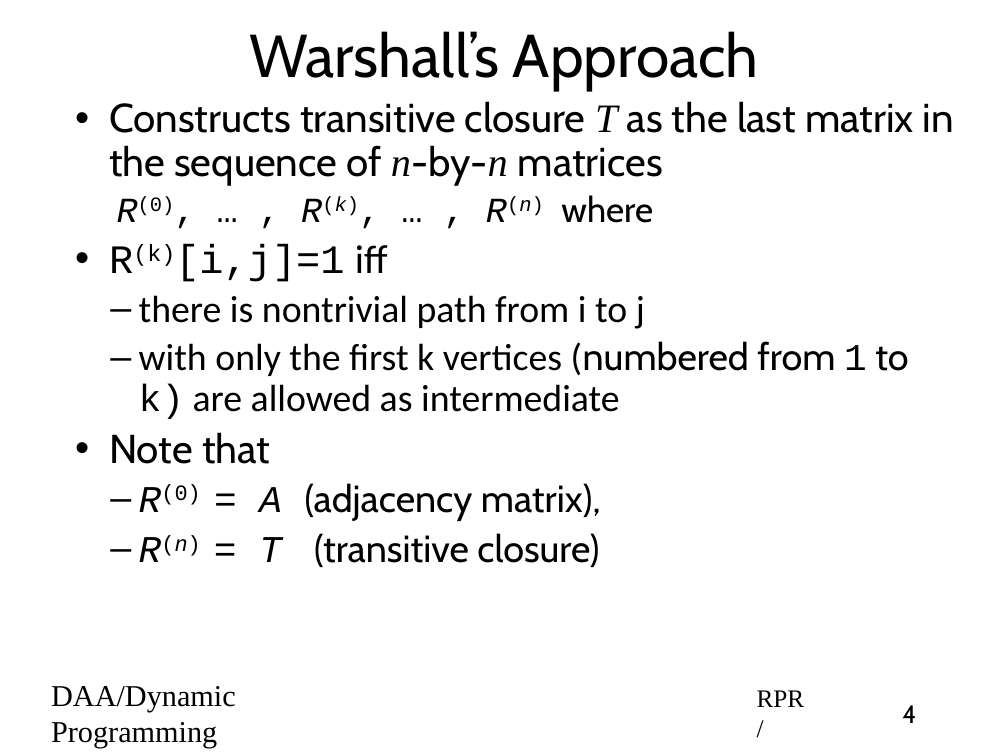
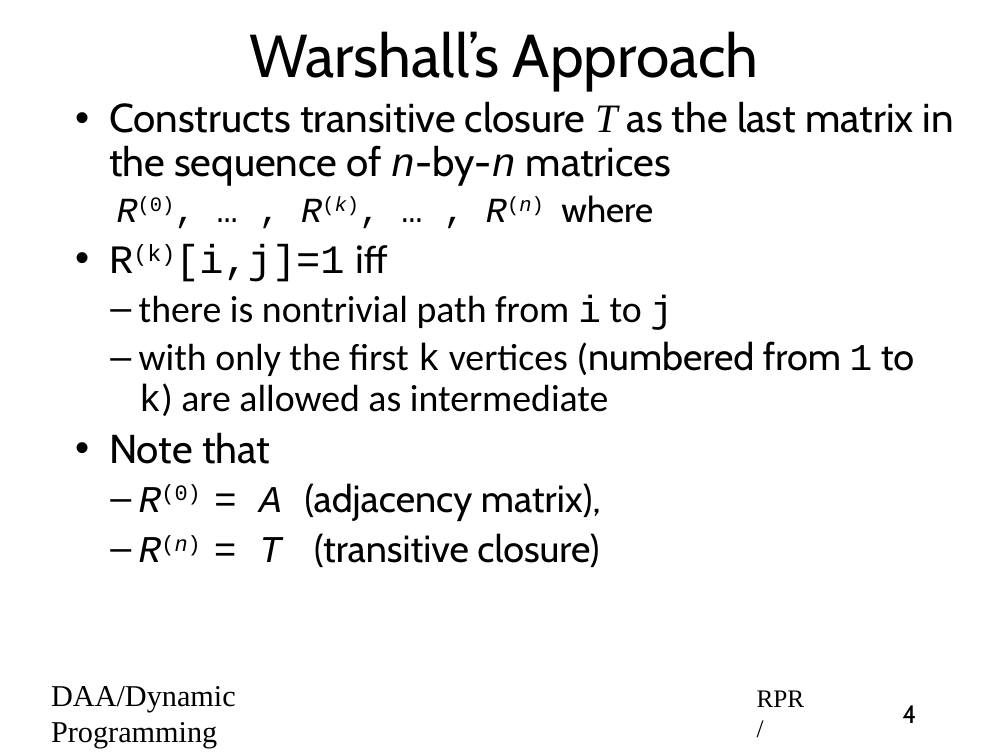
Before and after one commit to rprustagi/2019-17CS43-DAA, a slide deck: slide 4 of Slides-RPR/2019-H1-DAA-L33-DynProg-Warshall-Floyd.pptx. Drawn at 1008x756 pixels with LibreOffice and Linux fonts; fonts in the diff are those of the drawing. Boxes give left, top, right and bottom in pixels: in the first picture for what was removed or moved away, otherwise in the second. Text is boxed around its words. In the diff, an @@ line names an element or a change of style, - is before the commit and + after.

```diff
--- a/Slides-RPR/2019-H1-DAA-L33-DynProg-Warshall-Floyd.pptx
+++ b/Slides-RPR/2019-H1-DAA-L33-DynProg-Warshall-Floyd.pptx
@@ text at bbox=[109, 101, 954, 416]: font Times New Roman to Courier New in "n-by-n"; font Calibri to Courier New in "i j", "k"; font Courier New to Calibri in "k)" @@
```
Also in this commit, not shown: 4 other slides changed, 8 other files.
